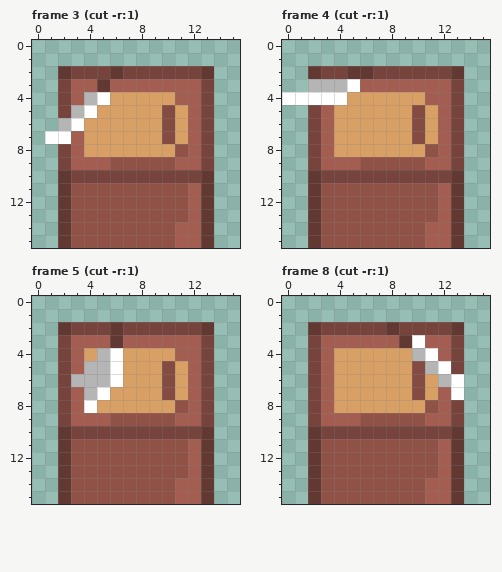
Edited in one commit: pixel-art file (assets/sprites/cutting_counter_up.aseprite). The first picture shows the starting point.
16x16 pixels, 9 frames. Colours within 5 levels of each other are drawn and written as one. Shown: frame 3 (cut -r:1), frame 4 (cut -r:1), frame 5 (cut -r:1), frame 8 (cut -r:1). The commit also changed other frames, which this record leaves out.
New version:
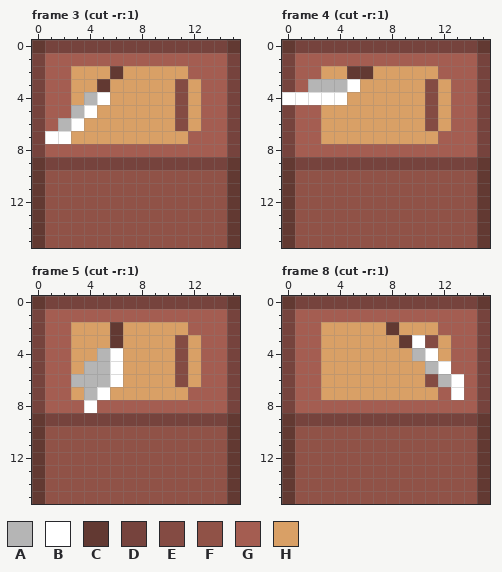
Palette (. is transparent): A #b5b5b5  B #ffffff  C #623932  D #76433d  E #844b43  F #905247  G #a45d51  H #d9a066
From old to new:
Changed rows in their new state; - is an unchanged pixel.
Frame 3 (cut -r:1), layers "on_top", "Layer 1":
first column x 0:
 0 CDDDDDDDDDDDDDDC
 1 DGGGGGGGGGGGGGGD
 2 DGGHHH-HHHHHGGGD
 3 DGGHH-HHHHHEHGGD
 4 DGGH-------EHGGD
 5 DGG-------HEHGGD
 6 DG--------HEHGGD
 7 D--H------H--GGD
 8 DGG-GGGGGGGG-GGD
 9 CD-DDDDDDDDDD-DC
10 CFFFFFFFFFFFFFFC
11 CFF---------FFFC
12 CFF---------FFFC
13 CFF---------FFFC
14 CFF--------FFFFC
15 CFF--------FFFFC
Frame 4 (cut -r:1), layers "on_top", "Layer 1":
first column x 0:
 0 CDDDDDDDDDDDDDDC
 1 DGGGGGGGGGGGGGGD
 2 DGGHH--HHHHHGGGD
 3 DG----HHHHHEHGGD
 4 -----------EHGGD
 5 DGGH------HEHGGD
 6 DGGH------HEHGGD
 7 DGGH------H--GGD
 8 DGG-GGGGGGGG-GGD
 9 CD-DDDDDDDDDD-DC
10 CFFFFFFFFFFFFFFC
11 CFF---------FFFC
12 CFF---------FFFC
13 CFF---------FFFC
14 CFF--------FFFFC
15 CFF--------FFFFC
Frame 5 (cut -r:1), layers "on_top", "Layer 1":
first column x 0:
 0 CDDDDDDDDDDDDDDC
 1 DGGGGGGGGGGGGGGD
 2 DGGHHH-HHHHHGGGD
 3 DGGHHH-HHHHEHGGD
 4 DGGH-------EHGGD
 5 DGGH------HEHGGD
 6 DGG-------HEHGGD
 7 DGGH------H--GGD
 8 DGG--GGGGGGG-GGD
 9 CD-DDDDDDDDDD-DC
10 CFFFFFFFFFFFFFFC
11 CFF---------FFFC
12 CFF---------FFFC
13 CFF---------FFFC
14 CFF--------FFFFC
15 CFF--------FFFFC
Frame 8 (cut -r:1), layers "on_top", "Layer 1":
first column x 0:
 0 CDDDDDDDDDDDDDDC
 1 DGGGGGGGGGGGGGGD
 2 DGGHHHHH-HHHGGGD
 3 DGGHHHHHH--EHGGD
 4 DGGH--------HGGD
 5 DGGH------H--GGD
 6 DGGH------HE--GD
 7 DGGH------H---GD
 8 DGG-GGGGGGGG-GGD
 9 CD-DDDDDDDDDD-DC
10 CFFFFFFFFFFFFFFC
11 CFF---------FFFC
12 CFF---------FFFC
13 CFF---------FFFC
14 CFF--------FFFFC
15 CFF--------FFFFC
